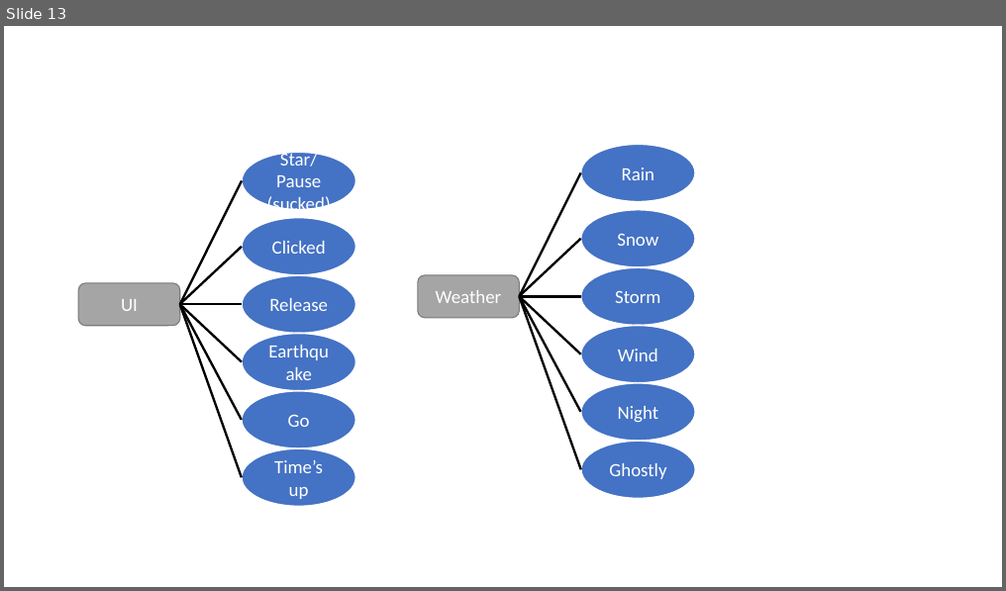
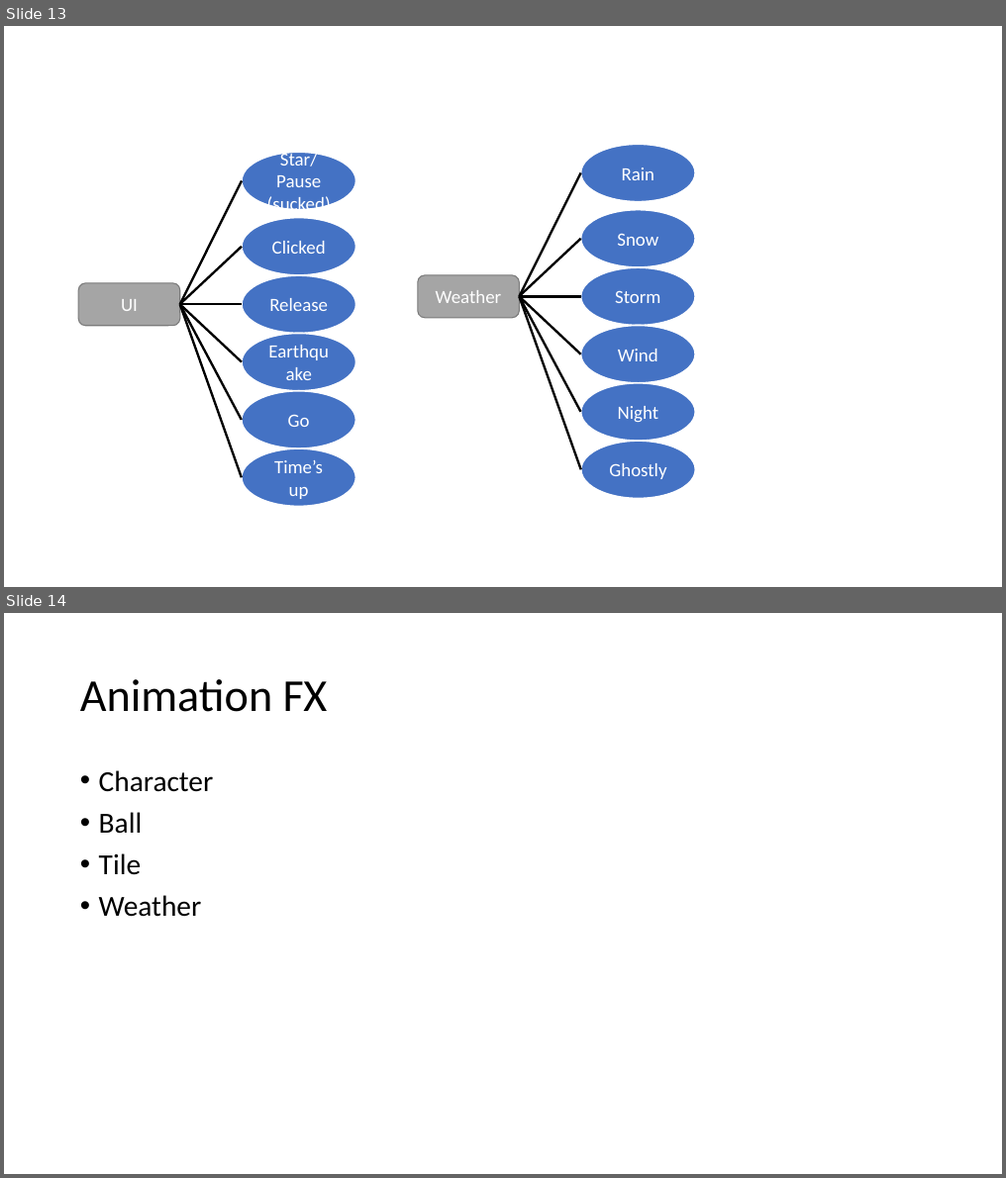
Before and after one commit to kertaskids/Witch-Football, a slide deck: Witch Ball mind map.pptx. Shown one above the other, each under a label of ours: slide 13 before the commit, slides 13 and 14 after it. The pictures are 1006x591 and 1006x1178 pixels, drawn with LibreOffice and Linux fonts; fonts in the diff are those of the drawing. Boxes give left, top, right and bottom in pixels: in the first picture for what was removed or moved away, otherwise in the second. Text is boxed around its words. In the diff, an @@ line names an element or a change of style, - is before the commit and + after.

```diff
--- a/Witch Ball mind map.pptx
+++ b/Witch Ball mind map.pptx
@@ slide 14 added at (4,613,1002,1174), background #FFFFFF @@
@@ title added at (80,679,328,712), 44 pt, text #000000 @@
+Animation FX
@@ text added at (99,770,214,917), 28 pt, text #000000 @@
+• Character
+• Ball
+• Tile
+• Weather
```
Also in this commit, not shown: 44 other files.
